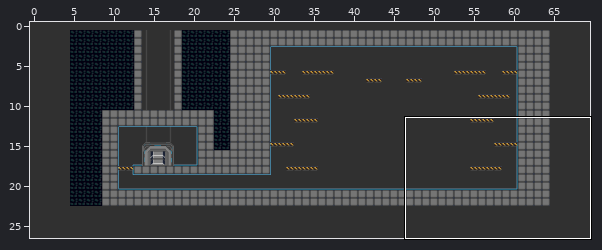
Tiled map: proj/assets/dat/level8.tmx. Above, an overview of the earlier version with the close-up marked.
Close-up. Old version:
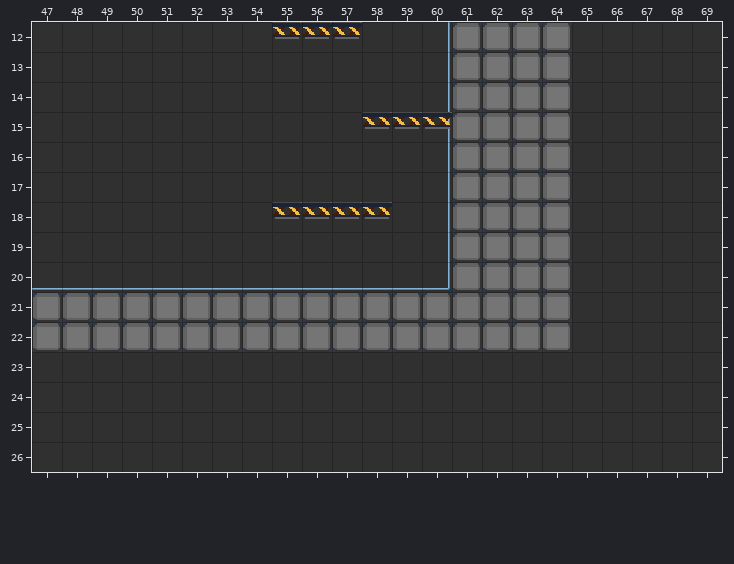
Cells are 20x20 px. Shown: x 47..69, y 12..26. The commit also changed other parts of the map, which this record leaves out. The old version is drawn lined up with the new one.
Now the later version:
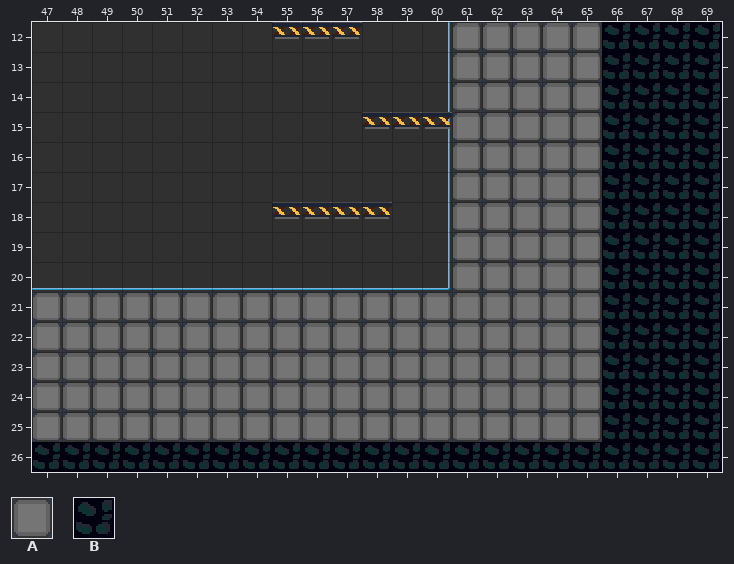
Key: from "defTile": A 20, B 38.
_ is an empty cell, . an unchanged one.
Difference:
map size 60x22 -> 70x27 cells (old content now starts at 5,1; both pictures use the new coordinates)
--- layer "tile"
@@ x 47..69 @@
-12 .................._____
-13 .................._____
-14 .................._____
-15 .................._____
-16 .................._____
-17 .................._____
-18 .................._____
-19 .................._____
-20 .................._____
-21 .................._____
-22 .................._____
-23 _______________________
-24 _______________________
-25 _______________________
-26 _______________________
+12 ..................ABBBB
+13 ..................ABBBB
+14 ..................ABBBB
+15 ..................ABBBB
+16 ..................ABBBB
+17 ..................ABBBB
+18 ..................ABBBB
+19 ..................ABBBB
+20 ..................ABBBB
+21 ..................ABBBB
+22 ..................ABBBB
+23 AAAAAAAAAAAAAAAAAAABBBB
+24 AAAAAAAAAAAAAAAAAAABBBB
+25 AAAAAAAAAAAAAAAAAAABBBB
+26 BBBBBBBBBBBBBBBBBBBBBBB
